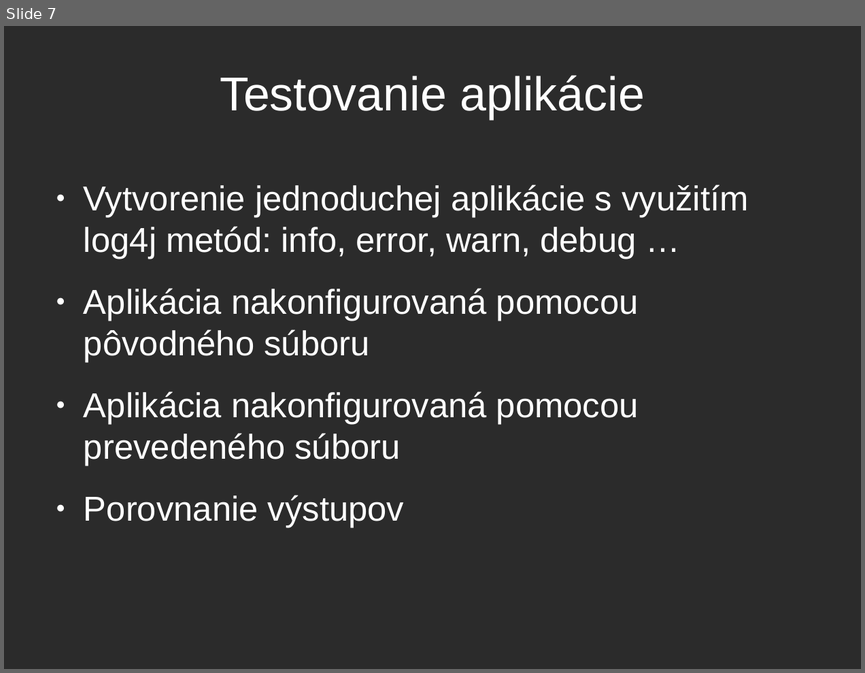
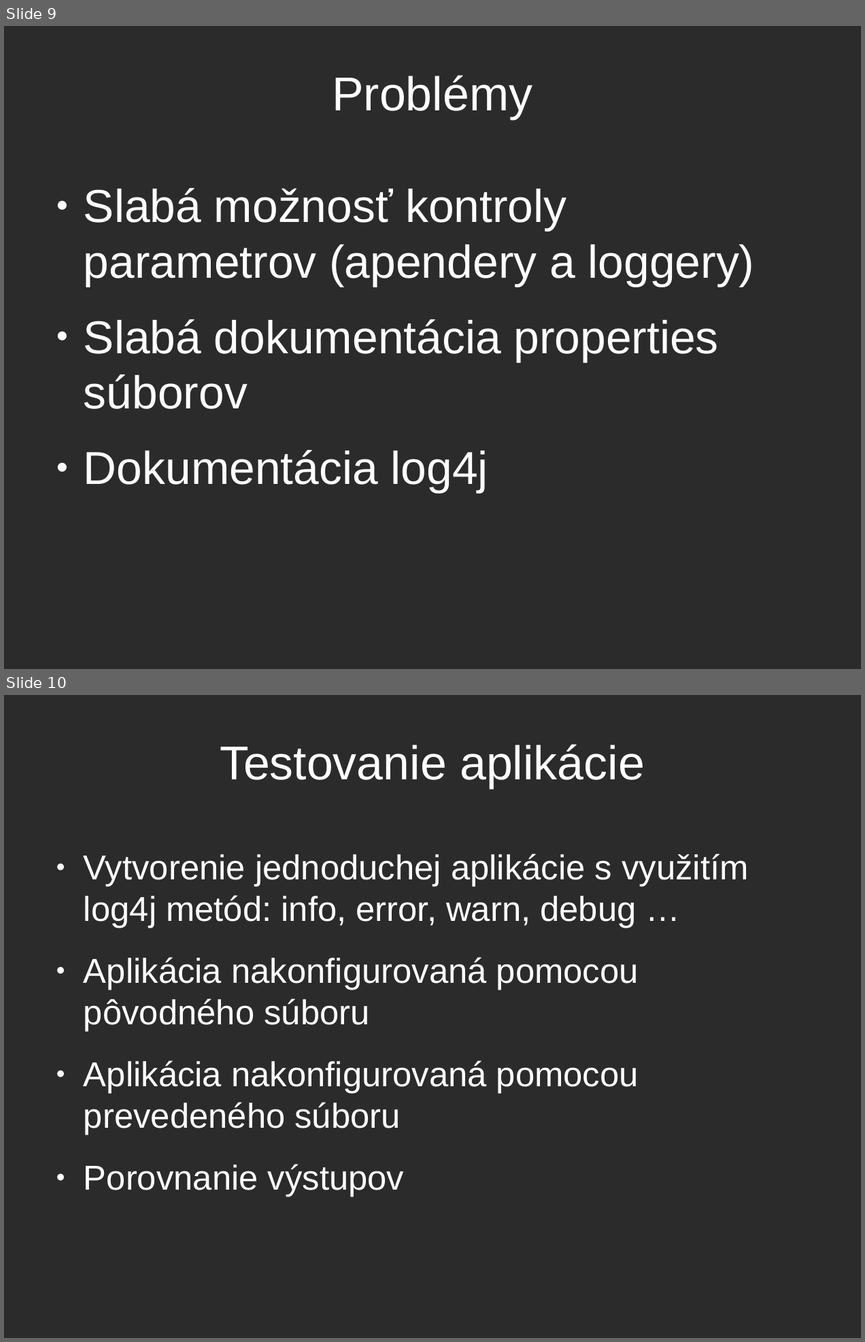
Before and after one commit to balent/Log4j-Convert-Configuration, a slide deck: prezentacia/log4j.odp. Shown one above the other, each under a label of ours: slide 7 before the commit, slides 9 and 10 after it. The pictures are 865x673 and 865x1342 pixels, drawn with LibreOffice and Linux fonts; fonts in the diff are those of the drawing; background and template pictures are left out; a plain dark background stands for a picture behind light text. Boxes give left, top, right and bottom in pixels: in the first picture for what was removed or moved away, otherwise in the second. Text is boxed around its words. In the diff, an @@ line names an element or a change of style, - is before the commit and + after.

```diff
--- a/prezentacia/log4j.odp
+++ b/prezentacia/log4j.odp
@@ slide 9 added at box(4, 26, 861, 669), background picture (left out) @@
@@ title added at box(332, 75, 532, 120), 44 pt, text #FFFFFF @@
+Problémy
@@ text added at box(84, 188, 755, 493), 42.7 pt, text #FFFFFF @@
+● Slabá možnosť kontroly parametrov (apendery a loggery)
+● Slabá dokumentácia properties súborov
+● Dokumentácia log4j
@@ what was slide 7 is now slide 10 @@
```
Also in this commit, not shown: 7 slides changed, 4 other slides added, 1 slide removed.
